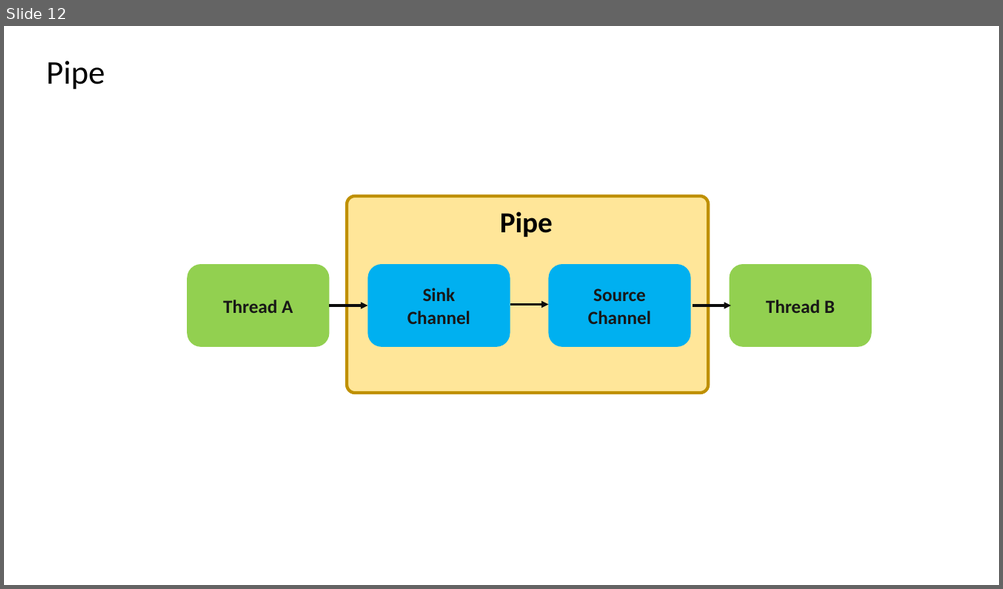
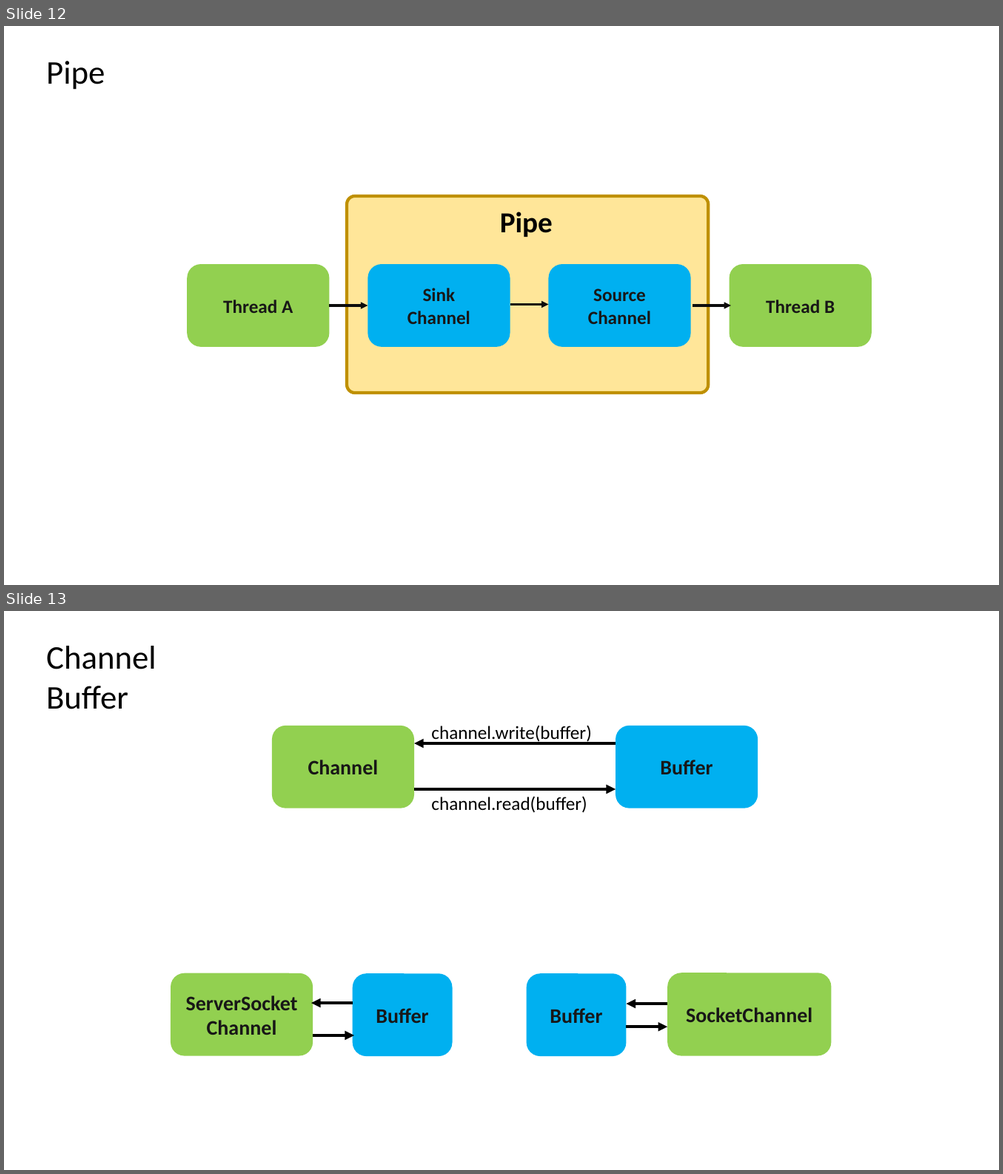
Before and after one commit to 1ororor/1ororor, a slide deck: pictures/java_nio.pptx. Shown one above the other, each under a label of ours: slide 12 before the commit, slides 12 and 13 after it. The pictures are 1003x589 and 1003x1174 pixels, drawn with LibreOffice and Linux fonts; fonts in the diff are those of the drawing. Boxes give left, top, right and bottom in pixels: in the first picture for what was removed or moved away, otherwise in the second. Text is boxed around its words. In the diff, an @@ line names an element or a change of style, - is before the commit and + after.

```diff
--- a/pictures/java_nio.pptx
+++ b/pictures/java_nio.pptx
@@ slide 13 added at (4, 611, 999, 1170), background #FFFFFF @@
@@ text added at (46, 646, 156, 709), 32 pt, text #000000 @@
+Channel Buffer
@@ rounded rectangle added at (272, 726, 415, 809), fill #92D050, 20 pt, text #181717, bold @@
+Channel
@@ arrow added from (616, 743) to (415, 743), #000000 3 pt @@
@@ text added at (431, 725, 591, 743), 18 pt, text #000000 @@
+channel.write(buffer)
@@ rounded rectangle added at (616, 726, 758, 809), fill #00B0F0, 20 pt, text #181717, bold @@
+Buffer
@@ arrow added from (415, 789) to (616, 789), #000000 3 pt @@
@@ text added at (431, 796, 586, 813), 18 pt, text #000000 @@
+channel.read(buffer)
@@ rounded rectangle added at (170, 974, 313, 1056), fill #92D050, 20 pt, text #181717, bold @@
+ServerSocketChannel
@@ rounded rectangle added at (353, 974, 452, 1056), fill #00B0F0, 20 pt, text #181717, bold @@
+Buffer
@@ rounded rectangle added at (526, 974, 626, 1056), fill #00B0F0, 20 pt, text #181717, bold @@
+Buffer
@@ rounded rectangle added at (667, 973, 831, 1056), fill #92D050, 20 pt, text #181717, bold @@
+SocketChannel
@@ arrow added from (353, 1003) to (311, 1003), #000000 3 pt @@
@@ arrow added from (667, 1004) to (626, 1004), #000000 3 pt @@
@@ arrow added from (626, 1028) to (667, 1028), #000000 3 pt @@
@@ arrow added from (313, 1036) to (354, 1036), #000000 3 pt @@
```
Also in this commit, not shown: 1 other slide added, 5 other files.
